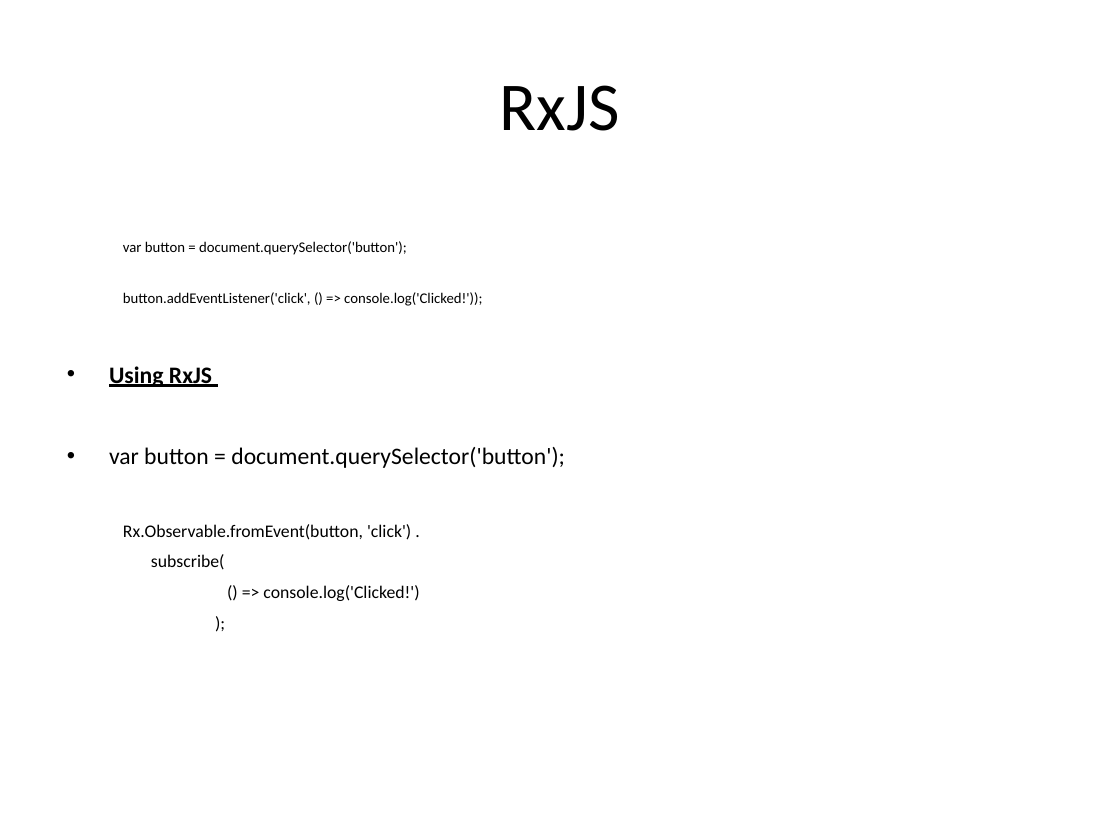
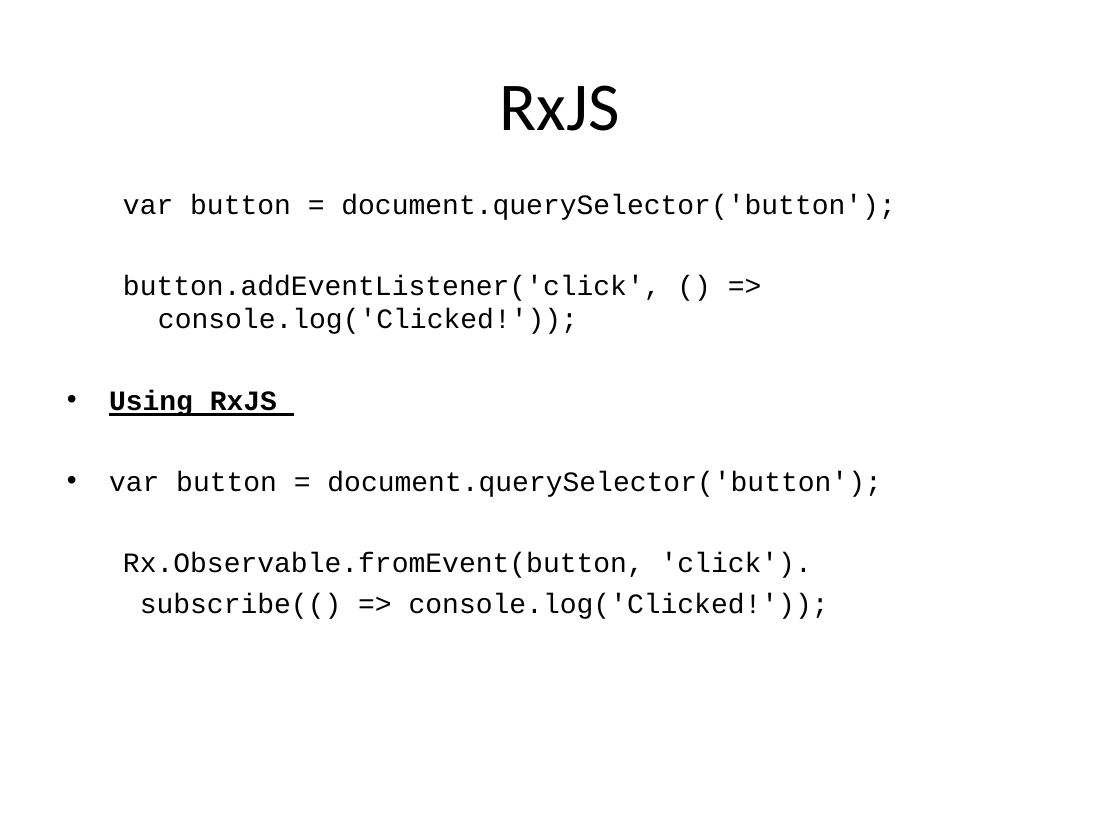
Before and after one commit to vishnumvn/AngularJS_Tut, a slide deck: slide 258 of Materials/Angular_Module01.ppt. Drawn at 1120x840 pixels with LibreOffice and Linux fonts; fonts in the diff are those of the drawing. Boxes give left, top, right and bottom in pixels: in the first picture for what was removed or moved away, otherwise in the second. Text is boxed around its words. In the diff, an @@ line names an element or a change of style, - is before the commit and + after.

```diff
--- a/Materials/Angular_Module01.ppt
+++ b/Materials/Angular_Module01.ppt
@@ text "var button = document.querySelector('button');": place and size @@
-text "var button = document.querySelector('button');" at box(109, 241, 565, 601)
+text "var button = document.querySelector('button');" at box(109, 194, 895, 619)
@@ text at box(109, 194, 895, 497): size 9.5 to 18 pt in "var button = document.querySelector('button');", "button.addEventListener('click', () => console.log('Clicked! ..."; font Calibri to Courier New in "var button = document.querySelector('button');", "button.addEventListener('click', () => console.log('Clicked! ...", "Using RxJS", "var button = document.querySelector('button');"; size 15.2 to 18 pt in "Using RxJS", "var button = document.querySelector('button');"; less space between paragraphs @@
@@ text at box(123, 552, 829, 619): text changed; size 11.4 to 18 pt; font Calibri to Courier New @@
-  Rx.Observable.fromEvent(button, 'click') .
-  subscribe(
-  () => console.log('Clicked!')
-  );
+  Rx.Observable.fromEvent(button, 'click').
+  subscribe(() => console.log('Clicked!'));
```
Also in this commit, not shown: 37 other slides changed, 37 other files.
